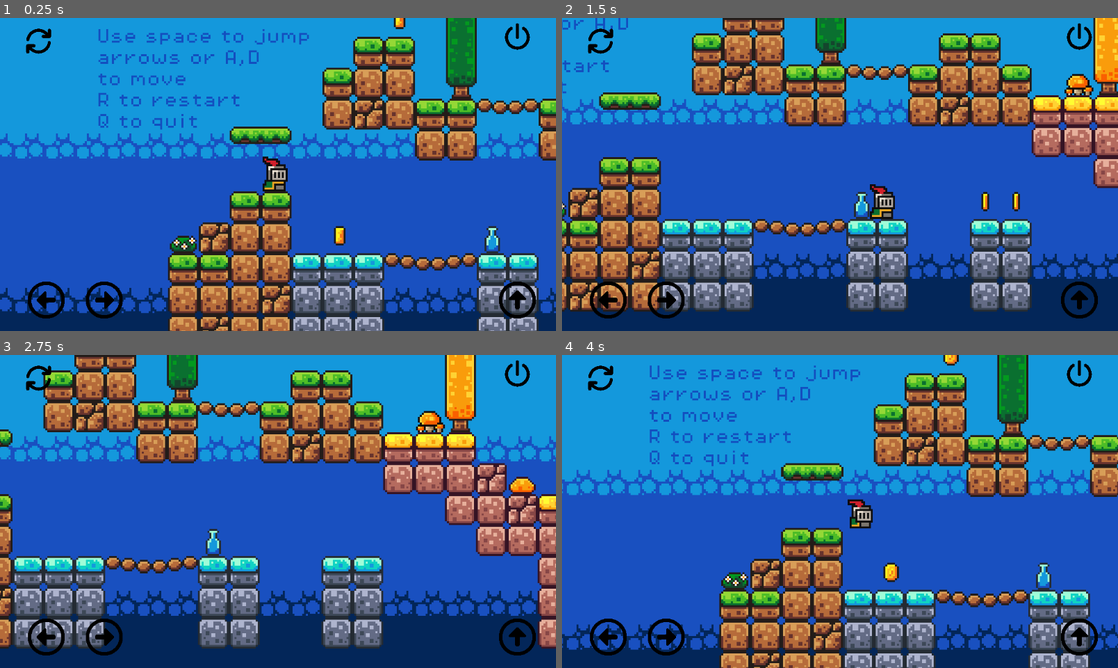
Above: before the commit, frames 1-4 (two rows, left to right).
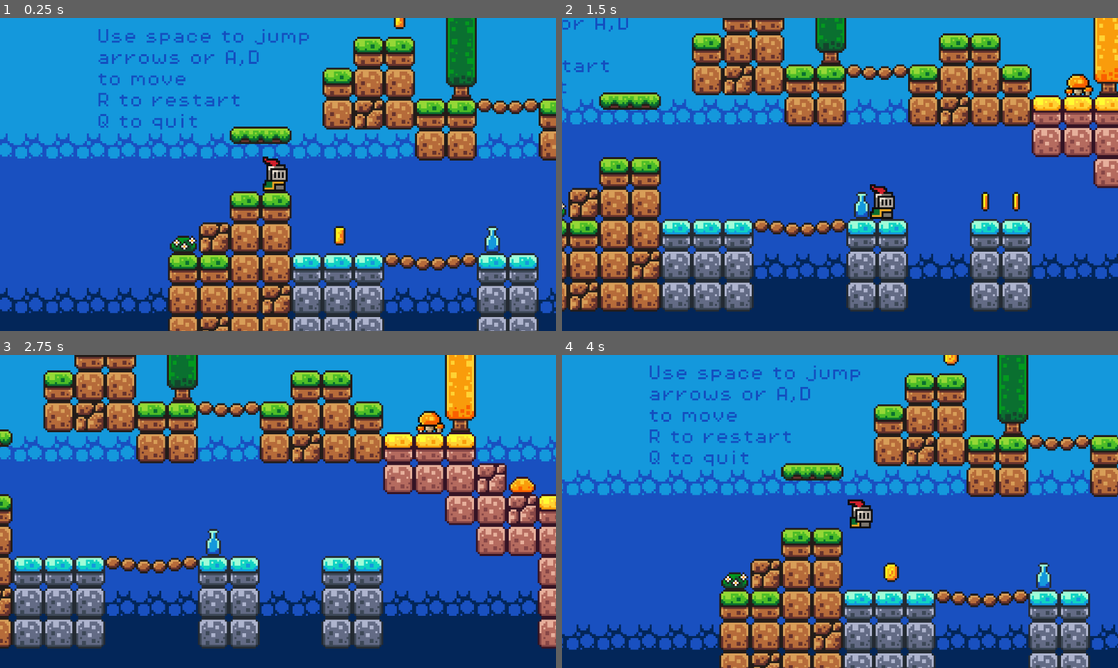
Above: after the commit, the same moments.

Repository: fillumina/brickjumper
Game: Godot game, scene res://scenes/game.tscn
The game is run twice, just before and just after one commit, with the same random seed, the same clock (stepped at 60 frames per second) and the same inputs.
Inputs:
- Up to frame 1 (0.25 s): no input
- Up to frame 2 (1.5 s): hold Right (move_right) from 0.53 s (still down); tap Space (jump) at 0.77 s
- Up to frame 3 (2.75 s): tap Space (jump) at 1.52 s; release Right (move_right) at 2.03 s; hold Left (move_left) from 2.03 s (still down)
- Up to frame 4 (4 s): release Left (move_left) at 2.78 s; hold Right (move_right) from 2.78 s (still down); tap Space (jump) at 3.02, 3.77 s

The runs differ from the first frame. In frame 1, 1.3% of the frame differs, in the area x 4-97%, y 1-96%; in frame 2, 1.3%; in frame 3, 1.3%; in frame 4, 1.3%.

Commit message:
add disable UI buttons if not on mobiles

Diff:
--- a/scenes/on_screen_controls.tscn
+++ b/scenes/on_screen_controls.tscn
@@ -1,5 +1,6 @@
-[gd_scene load_steps=6 format=3 uid="uid://cul8a4vqv8glx"]
+[gd_scene load_steps=7 format=3 uid="uid://cul8a4vqv8glx"]
 
+[ext_resource type="Script" uid="uid://da3m2genfdee1" path="res://scripts/on_screen_controls.gd" id="1_5j5o8"]
 [ext_resource type="Texture2D" uid="uid://dp5ytorh8nqkl" path="res://assets/buttons/circle-left-regular-full.svg" id="1_y2wt4"]
 [ext_resource type="Texture2D" uid="uid://myqwoiciyj5b" path="res://assets/buttons/circle-right-regular-full.svg" id="2_is244"]
 [ext_resource type="Texture2D" uid="uid://c6gxww8bsrb0f" path="res://assets/buttons/circle-up-regular-full.svg" id="3_5j5o8"]
@@ -7,6 +8,7 @@
 [ext_resource type="Texture2D" uid="uid://c12b7amasn10m" path="res://assets/buttons/power-off-solid-full.svg" id="5_47wld"]
 
 [node name="OnScreenControls" type="CanvasLayer"]
+script = ExtResource("1_5j5o8")
 
 [node name="BottomLeft" type="Control" parent="."]
 layout_mode = 3
--- /dev/null
+++ b/scripts/on_screen_controls.gd
@@ -0,0 +1,9 @@
+extends CanvasLayer
+
+
+# Called when the node enters the scene tree for the first time.
+func _ready() -> void:
+
+	# Hide the button if the game is NOT exported for a mobile browser.
+	if not OS.has_feature("web_android") and not OS.has_feature("web_ios"):
+		self.hide()
Not shown, added: scripts/on_screen_controls.gd.uid
Not shown, changed: docs/index.html
Not shown, changed: docs/index.pck
